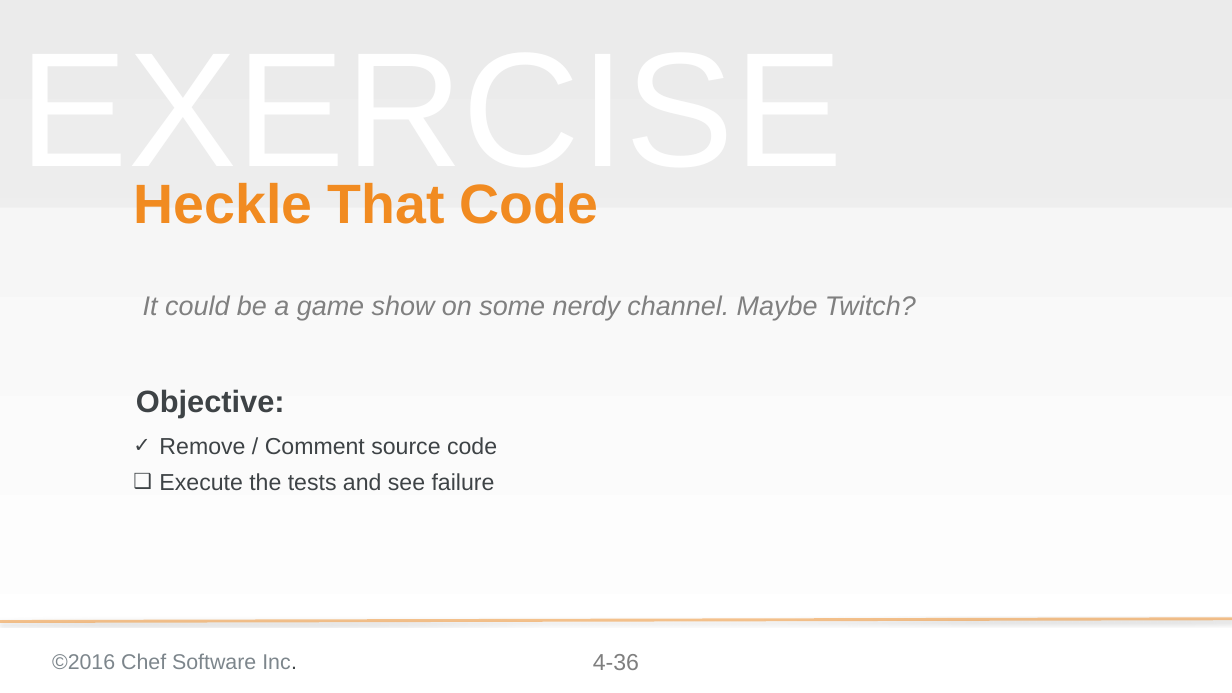
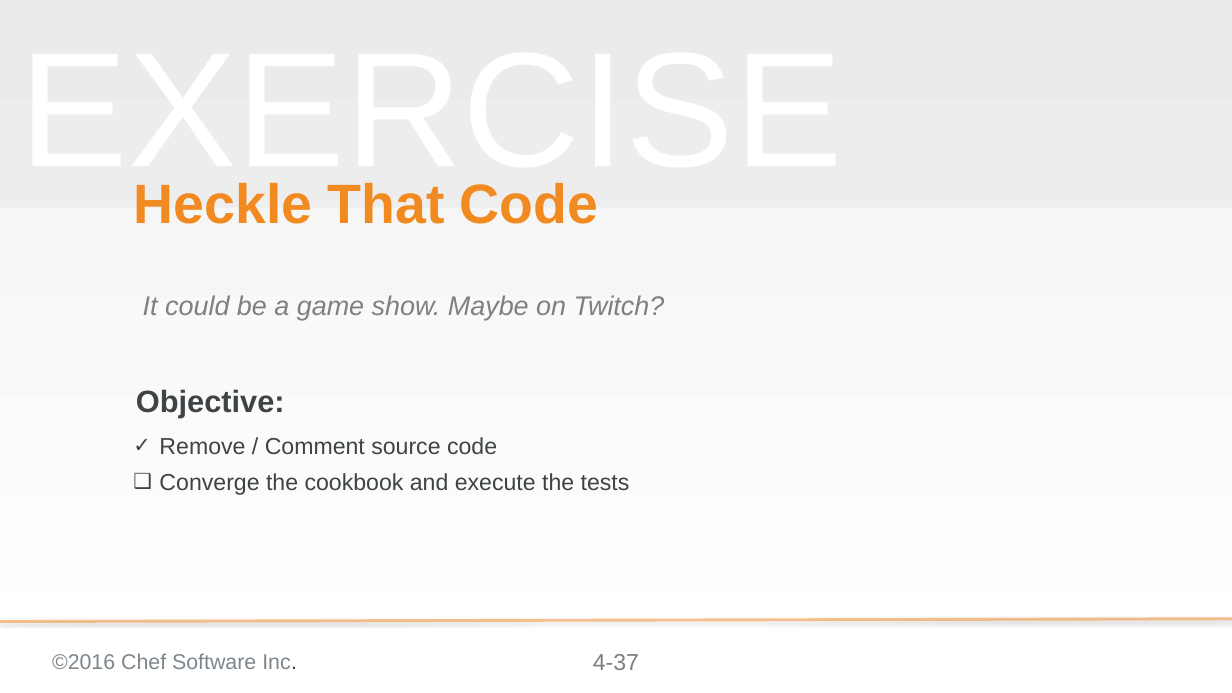
Before and after one commit to chef-training/test_driven_cookbook_development, a slide deck: slide 37 of 04-refactoring_cookbooks_with_tests.pptx (slide 36 before the commit). Drawn at 1232x693 pixels with LibreOffice and Linux fonts; fonts in the diff are those of the drawing; background and template pictures are left out. Boxes give left, top, right and bottom in pixels: in the first picture for what was removed or moved away, otherwise in the second. Text is boxed around its words. In the diff, an @@ line names an element or a change of style, - is before the commit and + after.

```diff
--- a/04-refactoring_cookbooks_with_tests.pptx
+++ b/04-refactoring_cookbooks_with_tests.pptx
@@ text at box(143, 295, 665, 320): text changed @@
-It could be a game show on some nerdy channel. Maybe Twitch?
+It could be a game show. Maybe on Twitch?
@@ text at box(159, 473, 630, 495): text changed @@
-❑ Execute the tests and see failure
+❑ Converge the cookbook and execute the tests
@@ page number at box(593, 654, 639, 670): text changed @@
-4-36
+4-37
```
Also in this commit, not shown: 12 other slides changed, 2 slides added.
